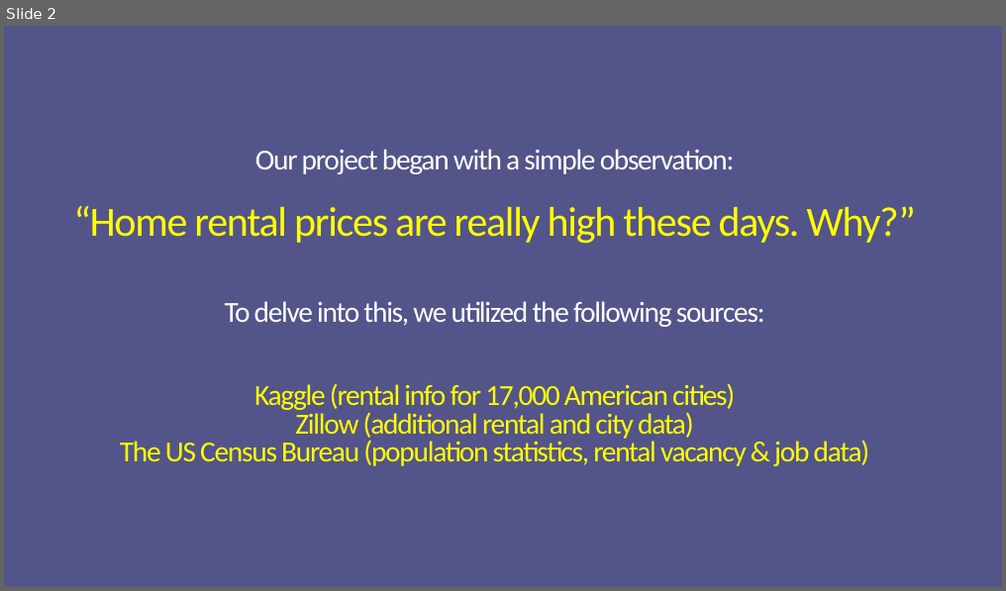
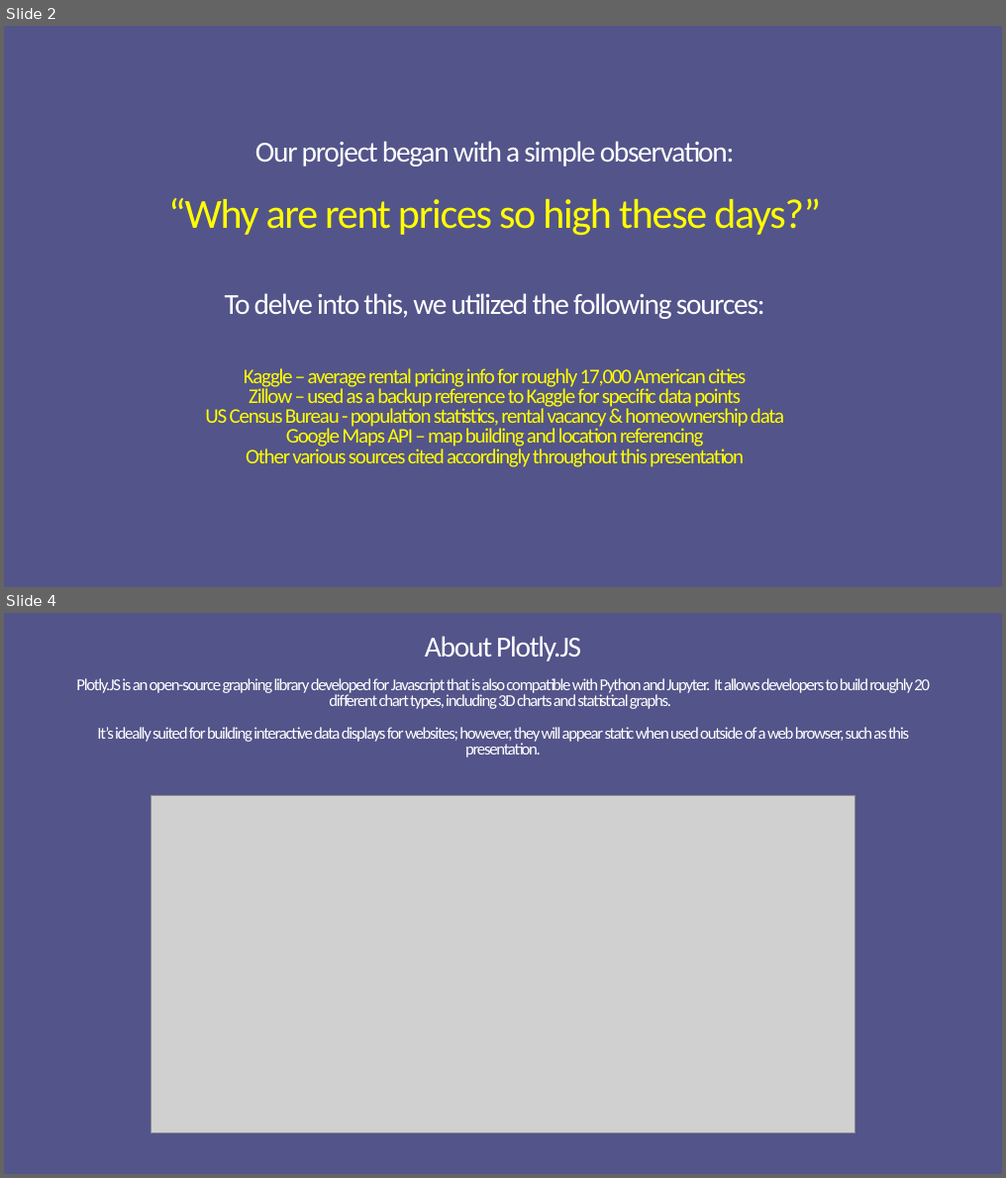
Before and after one commit to marcusmcb/group-project-1, a slide deck: resources/powerpoint/uci-rental-presentation.pptx. Shown one above the other, each under a label of ours: slide 2 before the commit, slides 2 and 4 after it; the slides between them are not shown. The pictures are 1006x591 and 1006x1178 pixels, drawn with LibreOffice and Linux fonts; fonts in the diff are those of the drawing; grey boxes stand for pictures. Boxes give left, top, right and bottom in pixels: in the first picture for what was removed or moved away, otherwise in the second. Text is boxed around its words. In the diff, an @@ line names an element or a change of style, - is before the commit and + after.

```diff
--- a/resources/powerpoint/uci-rental-presentation.pptx
+++ b/resources/powerpoint/uci-rental-presentation.pptx
@@ slide 4 added at [4,613,1002,1174], background #53548A @@
@@ title added at [76,678,930,758], 16 pt, text #FFFFFF @@
+About Plotly.JS
+Plotly.JS is an open-source graphing library developed for Javascript that is also compatible with Python and Jupyter. It allows developers to build roughly 20 different chart types, including 3D charts and statistical graphs.
+It’s ideally suited for building interactive data displays for websites; however, they will appear static when used outside of a web browser, such as this presentation.
@@ picture added at [151,796,855,1134] @@
@@ slide 2 changed as well @@
@@ title at [168,141,821,468]: text changed; size 28 to 20 pt @@
-Our project began with a simple observation:
-“Home rental prices are really high these days. Why?”
-To delve into this, we utilized the following sources:
-Kaggle (rental info for 17,000 American cities)
-Zillow (additional rental and city data)
-The US Census Bureau (population statistics, rental vacancy & job data)
+Our project began with a simple observation:
+“Why are rent prices so high these days?”
+To delve into this, we utilized the following sources:
+Kaggle – average rental pricing info for roughly 17,000 American cities
+Zillow – used as a backup reference to Kaggle for specific data points
+US Census Bureau - population statistics, rental vacancy & homeownership data
+Google Maps API – map building and location referencing
+Other various sources cited accordingly throughout this presentation
```
Also in this commit, not shown: 15 other slides changed, 3 other slides added, 2 slides removed, 1 other file.
